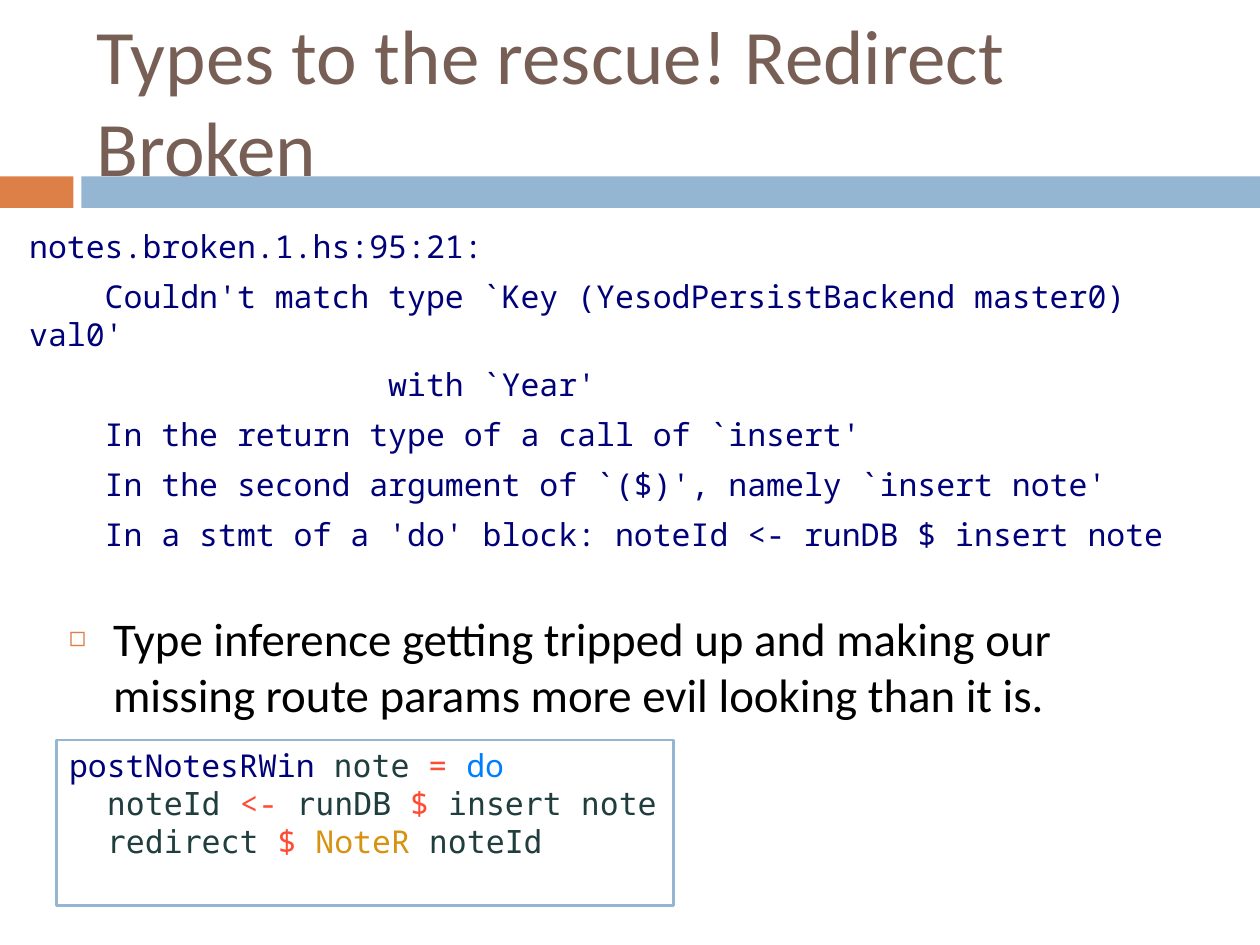
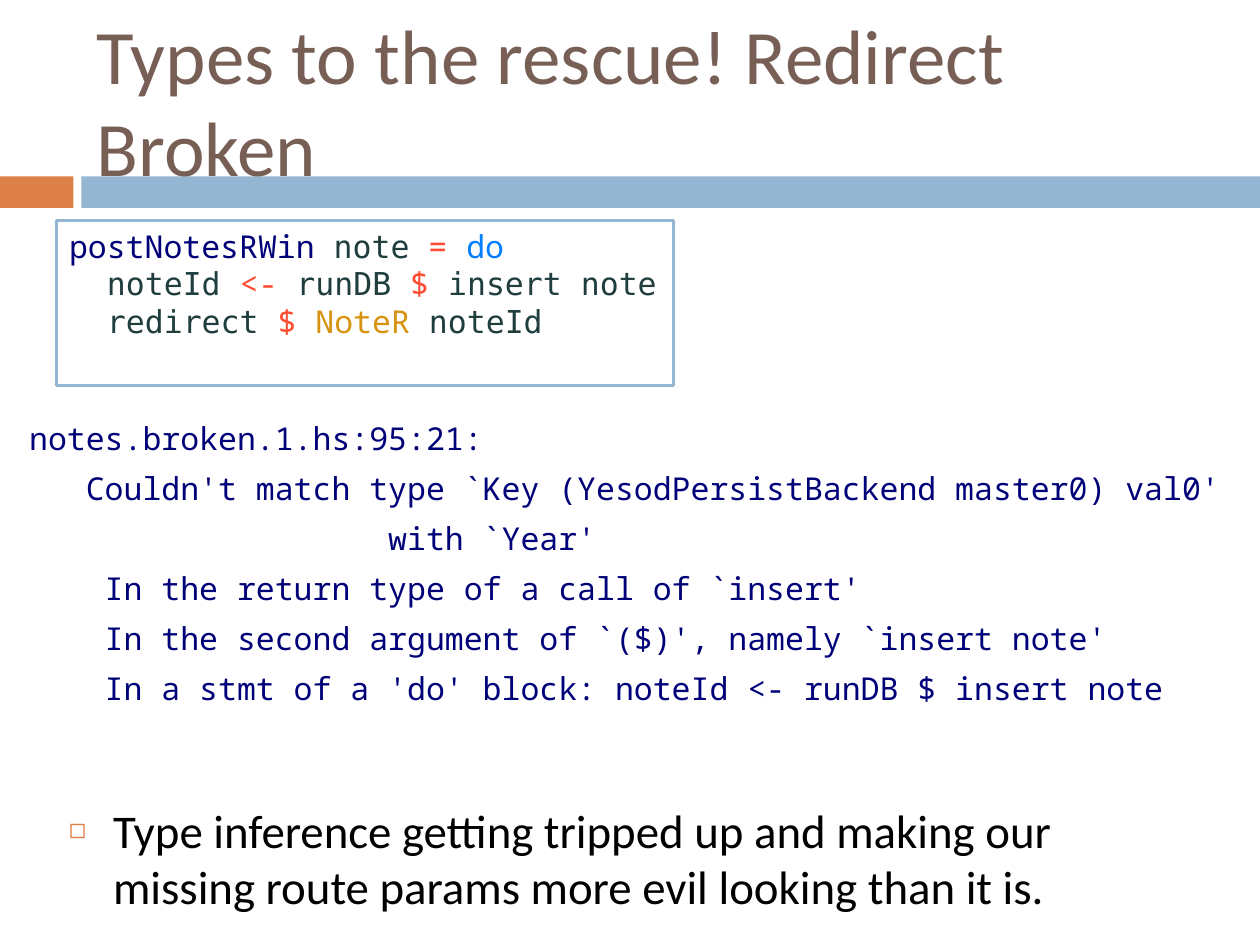
Before and after one commit to benkolera/talk-yesod, a slide deck: slide 55 of TypeSafeWebDevWithYesodAndHaskell.pptx. Drawn at 1260x945 pixels with LibreOffice and Linux fonts; fonts in the diff are those of the drawing. Boxes give left, top, right and bottom in pixels: in the first picture for what was removed or moved away, otherwise in the second. Text is boxed around its words. In the diff, an @@ line names an element or a change of style, - is before the commit and + after.

```diff
--- a/TypeSafeWebDevWithYesodAndHaskell.pptx
+++ b/TypeSafeWebDevWithYesodAndHaskell.pptx
@@ rectangle "postNotesRWin note = do": place and size @@
-rectangle "postNotesRWin note = do" at [57, 740, 674, 905]
+rectangle "postNotesRWin note = do" at [57, 220, 674, 386]
@@ text "notes.broken.1.hs:95:21:" rewrapped from [29, 234, 1164, 547] to [29, 426, 1219, 701] @@
@@ text "Type inference getting tripped up ...": place and size @@
-text "Type inference getting tripped up ..." at [113, 623, 1051, 720]
+text "Type inference getting tripped up ..." at [113, 815, 1051, 912]
```
Also in this commit, not shown: 8 other slides changed, 1 slide added, 1 other file.
